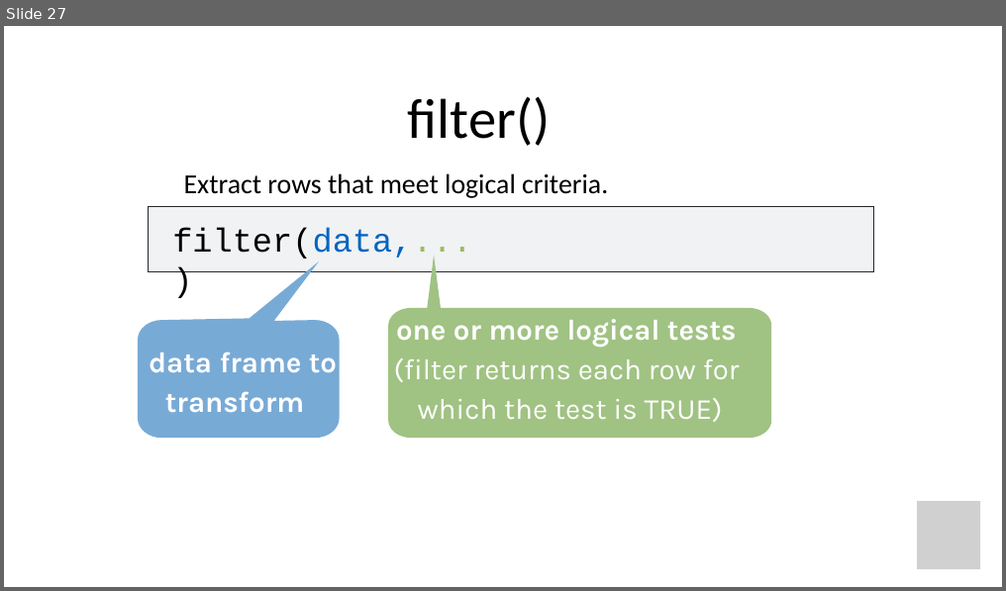
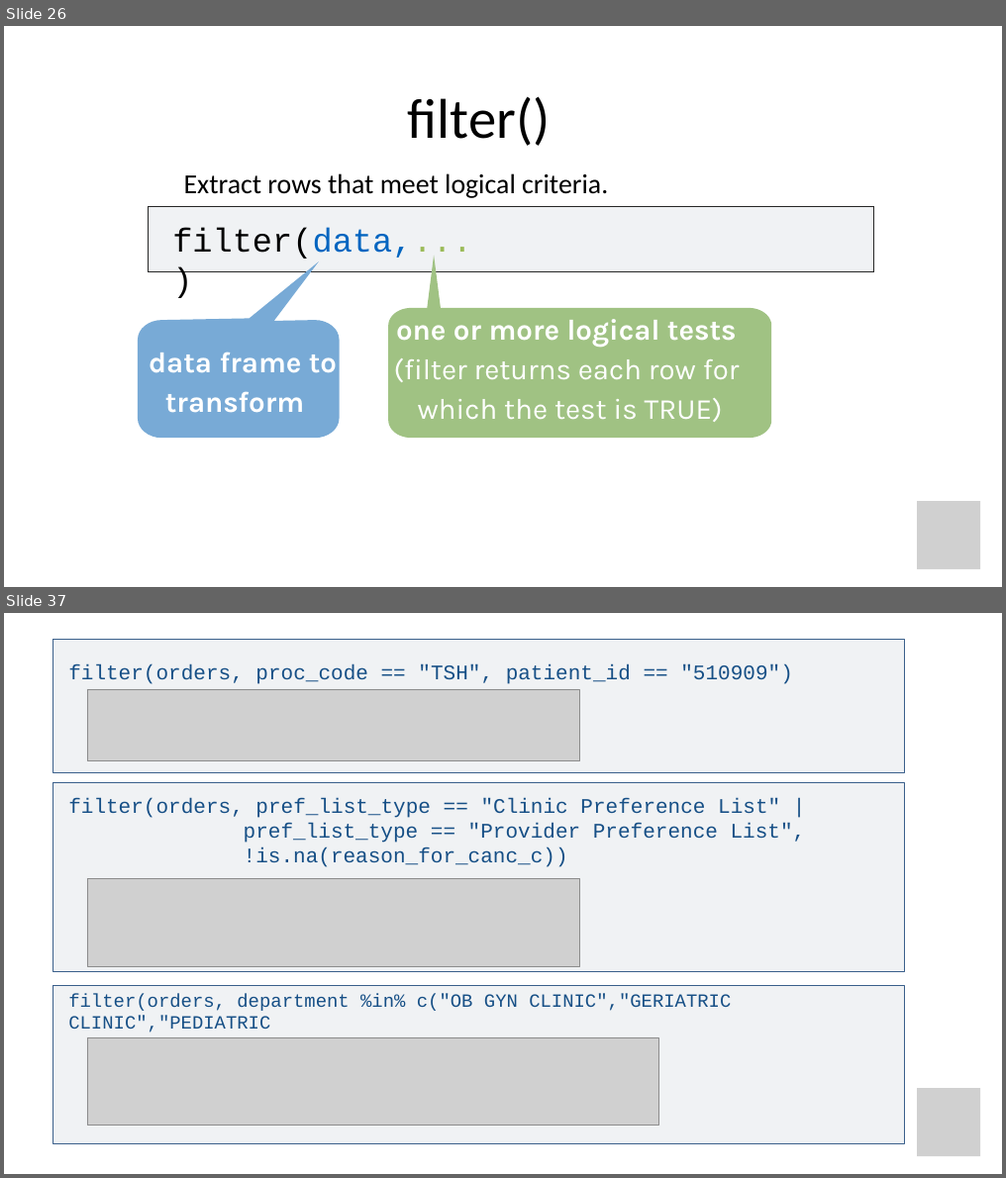
Before and after one commit to amromeo/api_r2020, a slide deck: 03 - Transform.pptx. Shown one above the other, each under a label of ours: slide 27 before the commit, slides 26 and 37 after it; the slides between them are not shown. The pictures are 1006x591 and 1006x1178 pixels, drawn with LibreOffice and Linux fonts; fonts in the diff are those of the drawing; grey boxes stand for pictures. Boxes give left, top, right and bottom in pixels: in the first picture for what was removed or moved away, otherwise in the second. Text is boxed around its words. In the diff, an @@ line names an element or a change of style, - is before the commit and + after.

```diff
--- a/03 - Transform.pptx
+++ b/03 - Transform.pptx
@@ slide 37 added at (4,613,1002,1174), background #FFFFFF @@
@@ rectangle added at (53,639,904,772), fill #F0F2F4, outline #3A5F8C 0.75 pt @@
@@ text added at (68,664,793,684), 20 pt, text #164F86 @@
+filter(orders, proc_code == "TSH", patient_id == "510909")
@@ picture added at (87,689,579,761) @@
@@ rectangle added at (53,782,904,971), fill #F0F2F4, outline #3A5F8C 0.75 pt @@
@@ text added at (68,798,806,867), 20 pt, text #164F86 @@
+filter(orders, pref_list_type == "Clinic Preference List" |
+pref_list_type == "Provider Preference List",
+!is.na(reason_for_canc_c))
@@ picture added at (87,878,580,966) @@
@@ rectangle added at (53,986,904,1144), fill #F0F2F4, outline #3A5F8C 0.75 pt @@
@@ text added at (68,993,731,1033), 18 pt, text #164F86 @@
+filter(orders, department %in% c("OB GYN CLINIC","GERIATRIC CLINIC","PEDIATRIC CLINICS"))
@@ picture added at (87,1038,659,1125) @@
@@ picture added at (918,1088,981,1157) @@
@@ what was slide 27 is now slide 26 @@
```
Also in this commit, not shown: 14 slides changed, 15 other slides added, 1 slide removed.
